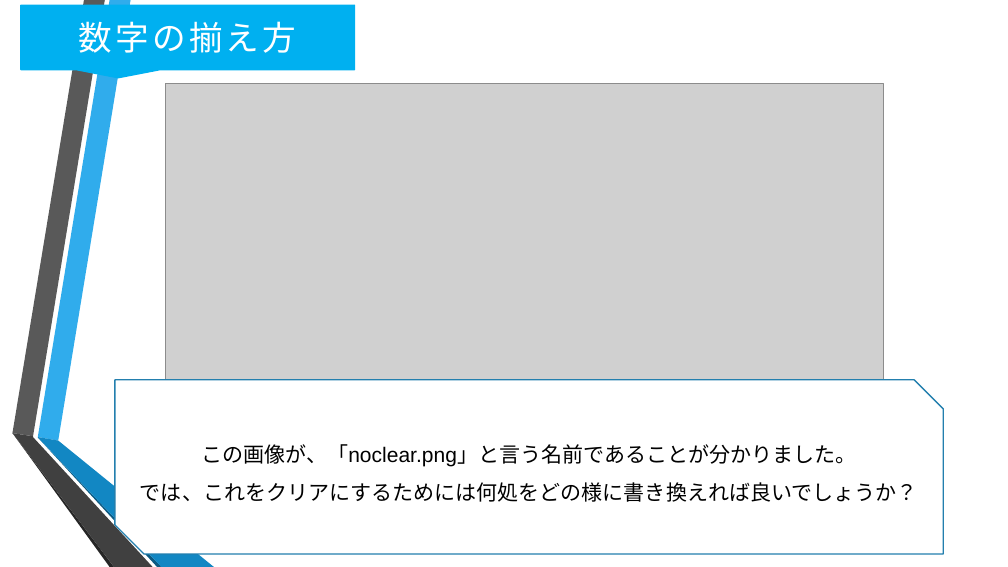
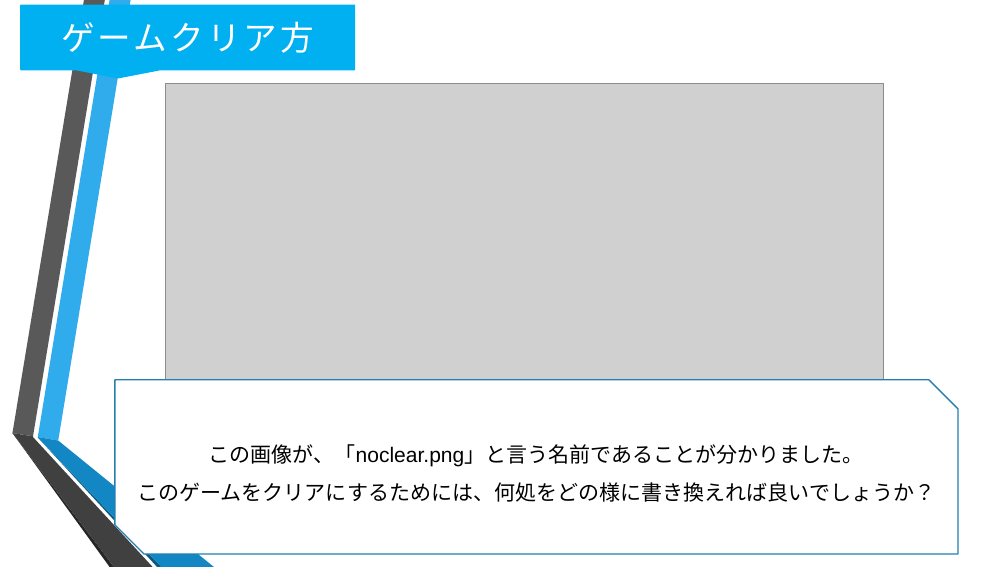
Before and after one commit to oono22/-, a slide deck: slide 17 of S-Learning Docment/S-Learn/狩り借り仮.pptx. Drawn at 1008x567 pixels with LibreOffice and Linux fonts; fonts in the diff are those of the drawing; grey boxes stand for pictures; background and template pictures are left out. Boxes give left, top, right and bottom in pixels: in the first picture for what was removed or moved away, otherwise in the second. Text is boxed around its words. In the diff, an @@ line names an element or a change of style, - is before the commit and + after.

```diff
--- a/S-Learning Docment/S-Learn/狩り借り仮.pptx
+++ b/S-Learning Docment/S-Learn/狩り借り仮.pptx
@@ text in speech box at (61,21,314,53): text changed @@
-数字の揃え方
+ゲームクリア方
@@ snip diag rect "この画像が、「noclear.png」と言う名前であることが分かりました。": place and size @@
-snip diag rect "この画像が、「noclear.png」と言う名前であることが分かりました。" at (115,380,944,554)
+snip diag rect "この画像が、「noclear.png」と言う名前であることが分かりました。" at (115,380,958,554)
@@ text in snip diag rect at (137,482,935,502): text changed @@
-では、これをクリアにするためには何処をどの様に書き換えれば良いでしょうか？
+このゲームをクリアにするためには、何処をどの様に書き換えれば良いでしょうか？
```
Also in this commit, not shown: 7 other slides changed, 6 slides added.
